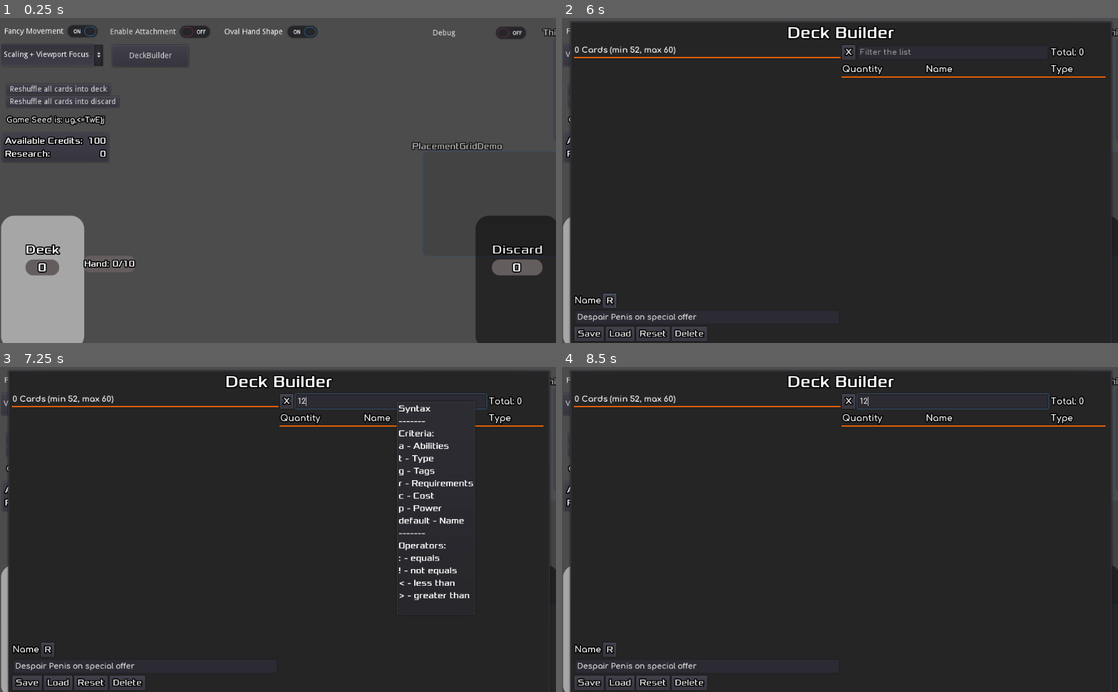
Above: before the commit, frames 1-4 (two rows, left to right).
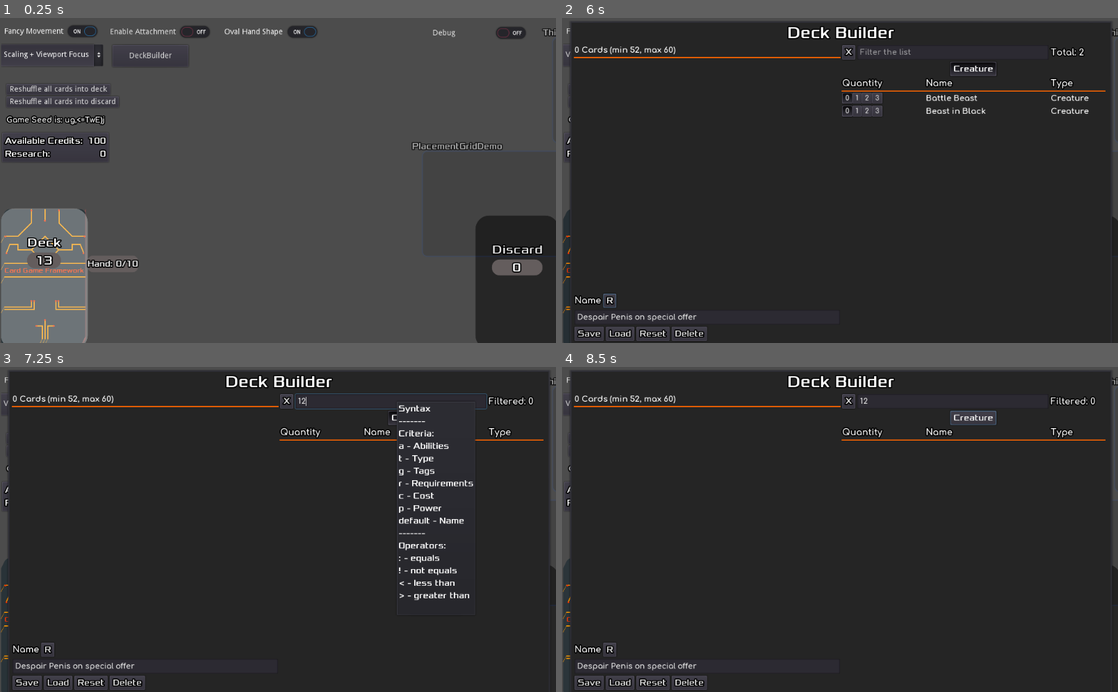
Above: after the commit, the same moments.

Repository: jonjelinek/godot-card-game
Game: Godot game, scene res://src/custom/CGFMain.tscn
The game is run twice, just before and just after one commit, with the same random seed, the same clock (stepped at 60 frames per second) and the same inputs.
Inputs (mouse positions are in pixels of both pictures, inside the frame that each line leads up to):
- Up to frame 1 (0.25 s): no input
- Up to frame 2 (6 s): click "Fancy Movement" at 0.5 s; click "Enable Attachment" at 1.25 s; click "Scaling + Viewport Focus" at 2 s; click "Reshuffle all cards into deck" at 2.75 s; click "Viewport Focus" at 3.5 s; click "Reshuffle all cards into disc…" at 4.25 s; click "Oval Hand Shape" at 5 s; click "DeckBuilder" at 5.75 s
- Up to frame 3 (7.25 s): click (389, 402) at 6.52 s; type "12" at 6.6 s
- Up to frame 4 (8.5 s): click (973, 419) at 7.25 s, where only the run after the commit has a clickable "Creature"; click "Debug" at 8 s

The runs differ from the first frame. In frame 1, 6.4% of the frame differs, in the area x 0-25%, y 58-100%; in frame 2, 2.4%; in frame 3, 1.5%; in frame 4, 2.2%.

Commit message:
Finished quick start.  Not loading the Card Front and Back Designs in step 2 properly, lead issues later when inheriting from CardTemplate.tcsn

Diff:
--- a/src/new_card_game/CardTemplate.tscn
+++ b/src/new_card_game/CardTemplate.tscn
@@ -1,10 +1,14 @@
-[gd_scene load_steps=4 format=2]
+[gd_scene load_steps=6 format=2]
 
 [ext_resource path="res://src/core/CardTemplate.tscn" type="PackedScene" id=1]
 [ext_resource path="res://src/new_card_game/CardManipulationButton.tscn" type="PackedScene" id=2]
 [ext_resource path="res://src/new_card_game/ManipulationButtons.gd" type="Script" id=3]
+[ext_resource path="res://src/new_card_game/CardFront.tscn" type="PackedScene" id=4]
+[ext_resource path="res://src/new_card_game/CardBack.tscn" type="PackedScene" id=5]
 
 [node name="Card" instance=ExtResource( 1 )]
+card_back_design = ExtResource( 5 )
+card_front_design = ExtResource( 4 )
 
 [node name="ManipulationButtons" parent="Control" index="4"]
 script = ExtResource( 3 )
--- a/src/new_card_game/cards/CardConfig.gd
+++ b/src/new_card_game/cards/CardConfig.gd
@@ -14,7 +14,7 @@
 # Properties which are placed as they are in appropriate labels
 const PROPERTIES_STRINGS := ["Type", "Requirements", "Abilities"]
 # Properties which are converted into string using a format defined in setup()
-const PROPERTIES_NUMBERS := ["Cost","Power"]
+const PROPERTIES_NUMBERS := ["Cost","Power","Health"]
 const NUMBER_WITH_LABEL := ["Cost","Power"]
 # Properties provided in a list which are converted into a string for the
 # label text, using the array_join() method
--- /dev/null
+++ b/src/new_card_game/cards/Creature.tscn
@@ -0,0 +1,7 @@
+[gd_scene load_steps=3 format=2]
+
+[ext_resource path="res://src/new_card_game/cards/CreatureFront.tscn" type="PackedScene" id=1]
+[ext_resource path="res://src/new_card_game/CardTemplate.tscn" type="PackedScene" id=2]
+
+[node name="Creature" instance=ExtResource( 2 )]
+card_front_design = ExtResource( 1 )
--- /dev/null
+++ b/src/new_card_game/cards/CreatureFront.gd
@@ -0,0 +1,16 @@
+extends "res://src/new_card_game/CardFront.gd"
+
+
+# Declare member variables here. Examples:
+# var a = 2
+# var b = "text"
+
+
+# Called when the node enters the scene tree for the first time.
+func _ready() -> void:
+	card_labels["Health"] = $Margin/CardText/HB/Health
+
+
+# Called every frame. 'delta' is the elapsed time since the previous frame.
+#func _process(delta):
+#	pass
--- /dev/null
+++ b/src/new_card_game/cards/CreatureFront.tscn
@@ -0,0 +1,37 @@
+[gd_scene load_steps=6 format=2]
+
+[ext_resource path="res://fonts/Xolonium-Regular.ttf" type="DynamicFontData" id=1]
+[ext_resource path="res://src/new_card_game/CardFront.tscn" type="PackedScene" id=2]
+[ext_resource path="res://src/new_card_game/cards/CreatureFront.gd" type="Script" id=3]
+
+[sub_resource type="StyleBoxFlat" id=3]
+bg_color = Color( 0.101961, 0.490196, 0.0862745, 1 )
+corner_radius_top_left = 10
+corner_radius_top_right = 10
+corner_radius_bottom_right = 10
+corner_radius_bottom_left = 10
+
+[sub_resource type="DynamicFont" id=2]
+size = 10
+outline_size = 2
+outline_color = Color( 0, 0, 0, 1 )
+use_filter = true
+font_data = ExtResource( 1 )
+
+[node name="Front" instance=ExtResource( 2 )]
+margin_right = -874.0
+margin_bottom = -360.0
+custom_styles/panel = SubResource( 3 )
+script = ExtResource( 3 )
+
+[node name="Power" parent="Margin/CardText/HB" index="1"]
+margin_right = 93.0
+
+[node name="Health" type="Label" parent="Margin/CardText/HB" index="2"]
+margin_left = 97.0
+margin_top = -1.0
+margin_right = 146.0
+margin_bottom = 12.0
+rect_min_size = Vector2( 0, 13 )
+custom_fonts/font = SubResource( 2 )
+text = "Health: 0"
--- /dev/null
+++ b/src/new_card_game/cards/sets/SetDefinition_Core.gd
@@ -0,0 +1,25 @@
+# This file contains just card definitions. See also `CardConfig.gd`
+
+extends Reference
+
+const SET = "Core Set"
+const CARDS := {
+	"Battle Beast": {
+		"Type": "Creature",
+		"Tags": ["Brutal", "Slow"],
+		"Requirements": "",
+		"Abilities": " ",
+		"Cost": 2,
+		"Power": 3,
+		"Health": 3,
+	},
+	"Beast in Black": {
+		"Type": "Creature",
+		"Tags": ["Fast", "Flanking"],
+		"Requirements": "Cannot be played on first turn",
+		"Abilities": " ",
+		"Cost": 1,
+		"Power": 2,
+		"Health": 1,
+	},
+}
--- /dev/null
+++ b/src/new_card_game/cards/sets/SetScripts_Core.gd
@@ -0,0 +1,50 @@
+# See README.md
+extends Reference
+
+# This fuction returns all the scripts of the specified card name.
+#
+# if no scripts have been defined, an empty dictionary is returned instead.
+func get_scripts(card_name: String) -> Dictionary:
+	var scripts := {
+		"Test Card 1": {
+			"manual": {
+				"board": [
+					{
+						"name": "rotate_card",
+						"subject": "self",
+						"degrees": 90,
+					}
+				],
+				"hand": [
+					{
+						"name": "spawn_card",
+						"card_name": "Spawn Card",
+						"board_position": Vector2(500,200),
+					}
+				]
+			},
+		},
+		"Test Card 2": {
+			"manual": {
+				"board": [
+					{
+						"name": "move_card_to_container",
+						"subject": "target",
+						"dest_container": cfc.NMAP.discard,
+					},
+					{
+						"name": "move_card_to_container",
+						"subject": "self",
+						"dest_container": cfc.NMAP.discard,
+					}
+				],
+				"hand": [
+					{
+						"name": "custom_script",
+					}
+				]
+			},
+		},
+	}
+	# We return only the scripts that match the card name and trigger
+	return(scripts.get(card_name,{}))
